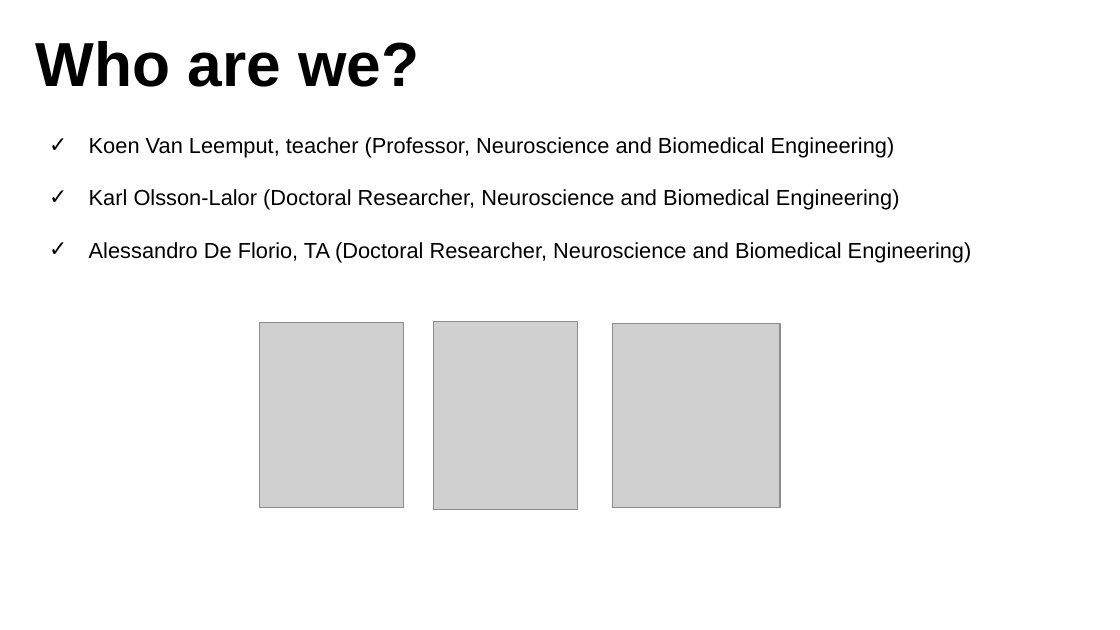
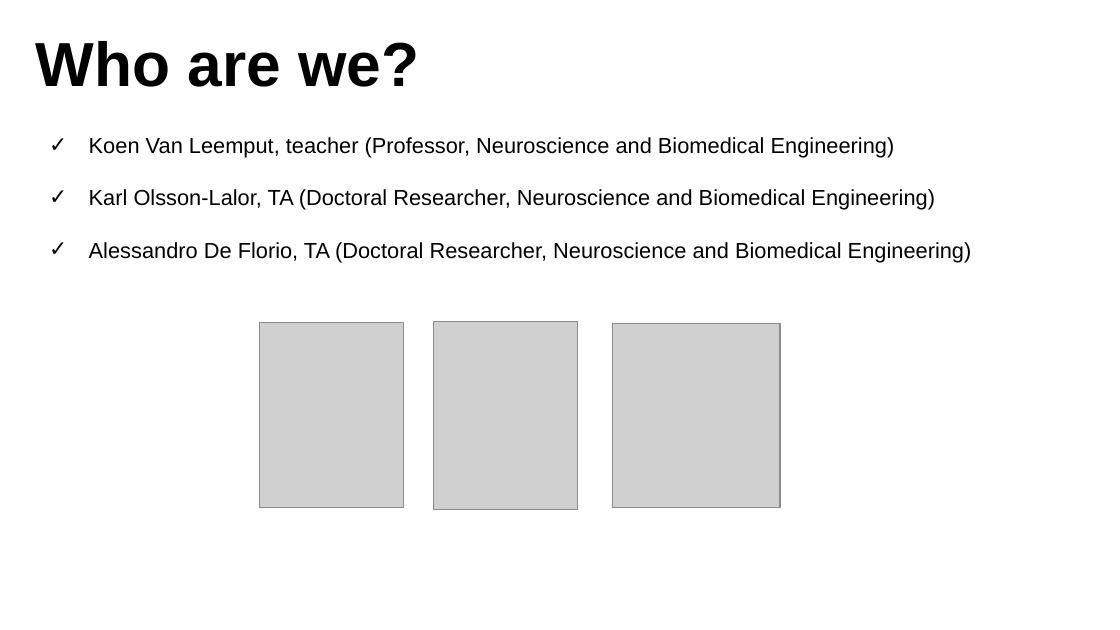
Before and after one commit to leempko/mia, a slide deck: slide 12 of lecture_slides/introduction/introduction2026.odp. Drawn at 1120x630 pixels with LibreOffice and Linux fonts; fonts in the diff are those of the drawing; grey boxes stand for pictures; background and template pictures are left out. Boxes give left, top, right and bottom in pixels: in the first picture for what was removed or moved away, otherwise in the second. Text is boxed around its words. In the diff, an @@ line names an element or a change of style, - is before the commit and + after.

```diff
--- a/lecture_slides/introduction/introduction2026.odp
+++ b/lecture_slides/introduction/introduction2026.odp
@@ text at bbox=[89, 189, 935, 210]: text changed @@
-✓ Karl Olsson-Lalor (Doctoral Researcher, Neuroscience and Biomedical Engineering)
+✓ Karl Olsson-Lalor, TA (Doctoral Researcher, Neuroscience and Biomedical Engineering)
```
Also in this commit, not shown: 2 other slides changed, 1 slide removed, 1 other file.
